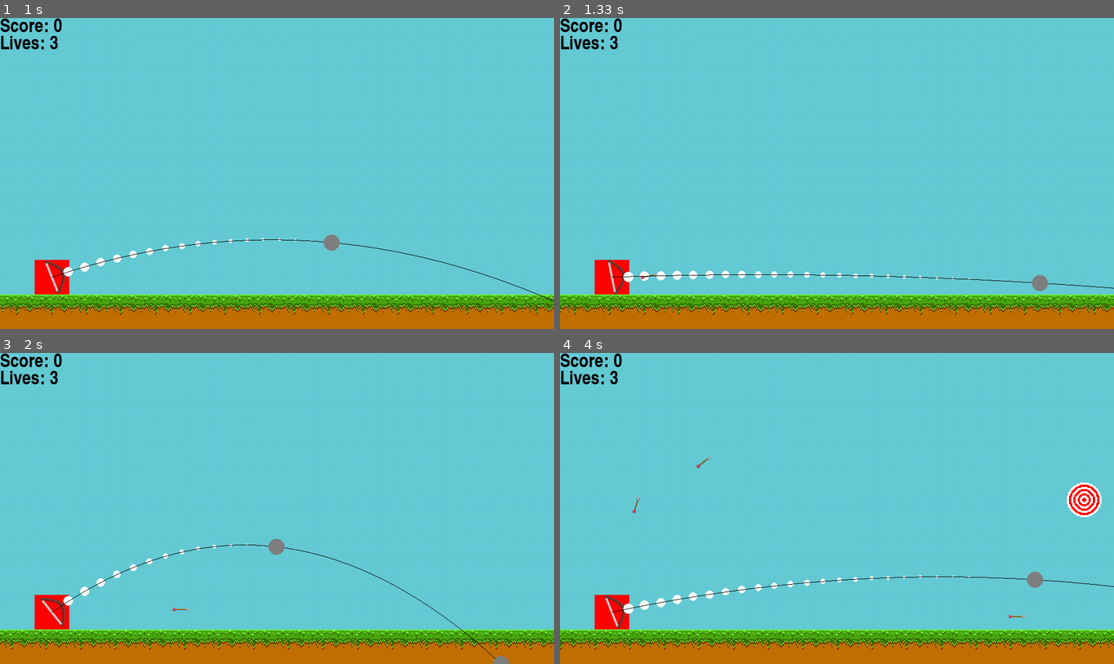
Above: before the commit, frames 1-4 (two rows, left to right).
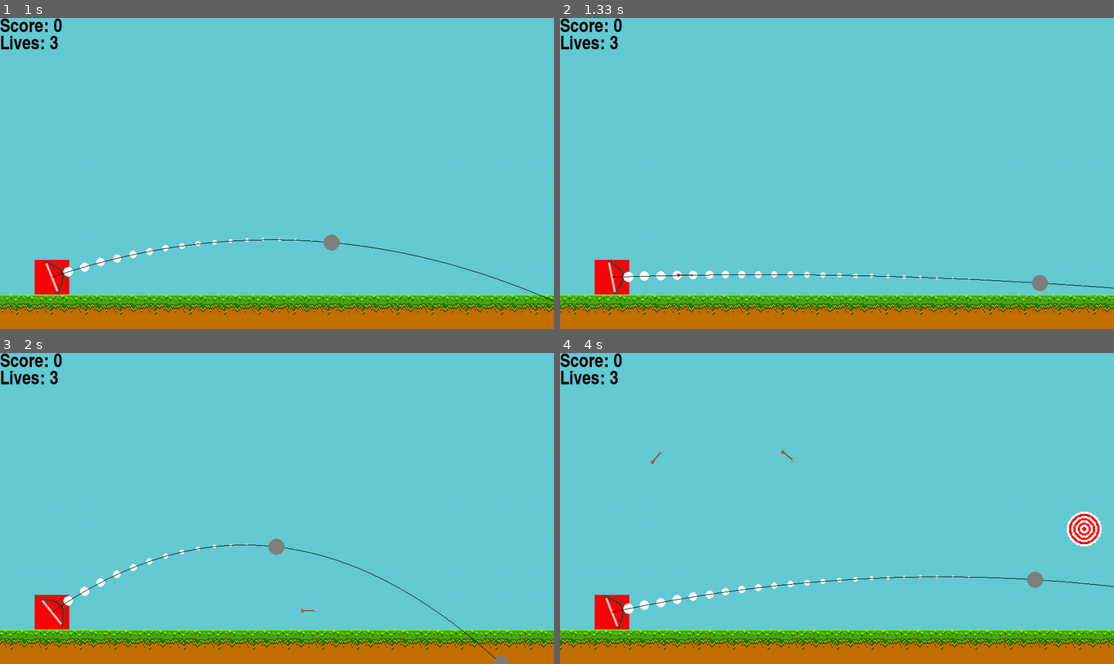
Above: after the commit, the same moments.

Repository: GabrieleFerrante/barraCatalanoFerranteRussoPy
Game: pygame game, started from pygame-prototype/main.py
Two runs of this game, one before a commit and one after it. Both use one fixed random seed, a clock stepped at 60 frames per second and the inputs below.
Inputs (mouse positions are in pixels of both pictures, inside the frame that each line leads up to):
- Up to frame 1 (1 s): tap Shift at 0.33 s; click (332, 241) at 0.72 s
- Up to frame 2 (1.33 s): click (1041, 282) at 1.05 s
- Up to frame 3 (2 s): click (144, 446) at 1.38 s; click (277, 545) at 1.72 s
- Up to frame 4 (4 s): click (759, 443) at 2.05 s; click (1030, 589) at 2.38 s; click (654, 539) at 2.72 s; click (676, 446) at 3.05 s; click (704, 561) at 3.38 s; click (1036, 580) at 3.72 s

Frame 1 is identical in both runs. In frame 2, less than 0.1% of the frame differs, in the area x 14-25%, y 82-85%; in frame 3, less than 0.1%; in frame 4, 1.2%, in the area x 13-98%, y 31-86%.

Commit message:
Aggiornamento gioco: implementate collisioni

Diff:
--- a/coniche/parabola.py
+++ b/coniche/parabola.py
@@ -74,36 +74,19 @@
             output.append((x, self.trovaY(x)))
         return output
 
-    def intersezione(self, retta):  # WIP; Le formule dovrebbero essere corrette, ma i risultati non lo sono
+    def intersezione_retta(self, retta):  # WIP; Le formule dovrebbero essere corrette, ma i risultati non lo sono
         if type(retta) != Retta:
             raise Exception("L'input non è una retta")
-        d = pow(self.__b - retta.m, 2) - ((4 * self.__a) * (self.__c - retta.q))
-        # return d
-
-        if d == 0:
-            x = (-self.__b + sqrt(d)) / (2 * self.__a)
-            y = self.trovaY(x)
-            return x, y
-        elif d > 0:
-            x1 = (-self.__b + sqrt(d)) / (2 * self.__a)
-            x2 = (-self.__b - sqrt(d)) / (2 * self.__a)
-            y1 = self.trovaY(x1)
-            y2 = self.trovaY(x2)
-            return (x1, y1), (x2, y2)
-        elif d < 0:
-            return None
+        matrix_a = np.array([[self.__a, self.__b], [retta.a, retta.b]])
+        matrix_b = np.array([self.__c, retta.c])
+        matrix_c = np.linalg.solve(matrix_a, matrix_b)
+        return matrix_c[0], matrix_c[1]
 
 
 if __name__ == '__main__':
 
-    parabola = Parabola(0, 2, 0, 1)
-    retta = Retta(0, -1, 1, -2)
-
-    parabola2 = Parabola(0, 1, 0, 0)
-    retta2 = Retta(0, 0, 1, -10)
+    parabola = Parabola(0, 1, 0, 0)
+    retta = Retta(1, -0.8, (0, 1))
 
     print(retta.m, retta.q)
     print(parabola.intersezione(retta))
-
-    print(retta2.m, retta2.q)
-    print(parabola2.intersezione(retta2))
--- a/pygame-prototype/main.py
+++ b/pygame-prototype/main.py
@@ -1,5 +1,6 @@
 import os
 import sys
+from matplotlib.pyplot import arrow
 import pygame
 from math import *
 from random import randint
@@ -15,6 +16,7 @@
 
 WIDTH, HEIGHT = 1024, 576
 screen = pygame.display.set_mode((WIDTH, HEIGHT))
+pygame.display.set_caption('Gioco Pygame')
 score = 0
 lives = 3
 debug = False
@@ -60,12 +62,15 @@
 # Target class
 
 
-class Target:
+class Target(pygame.sprite.Sprite):
     def __init__(self, x, y, acceleration=0.2):
+        super().__init__()
         self.x, self.y = x, y
         self.image = pygame.image.load(
             basefolder + 'target.png'
         )
+        self.rect = self.image.get_rect()
+        self.mask = pygame.mask.from_surface(self.image)
         self.speed = 0
         self.acceleration = acceleration
         self.score = 10
@@ -76,20 +81,27 @@
     def update(self, delta):
         self.speed -= self.acceleration * delta
         self.x += int(self.speed)
+        self.rect.center = self.x, self.y
         if self.speed < -1:
             self.speed = 0
 
+    def on_hit(self):
+        global score
+        score += self.score
+
 
 # Arrow class
 
 
-class Arrow:
+class Arrow(pygame.sprite.Sprite):
     def __init__(self, trajectory):
+        super().__init__()
         self.image = pygame.image.load(
             basefolder + 'arrow.png'
         )
         self.rect = self.image.get_rect()
         self.rect.x = -self.rect.width
+        self.mask = pygame.mask.from_surface(self.image)
         self.trajectory = trajectory
         self.counter = 0
         self.prev_counter = 0
@@ -124,17 +136,25 @@
 
             counter_increase = map_range(
                 pygame.Vector2(player.rect.center).distance_to(self.mouse), 0, pygame.Vector2(
-                    player.rect.center).distance_to(pygame.Vector2(WIDTH, 0)), 0.15, 5
+                    player.rect.center).distance_to(pygame.Vector2(WIDTH, 0)), 0.15, 10
             )
             if counter_increase < 0.15:
                 counter_increase = 0.15
             self.counter += counter_increase
 
+    def check_collisions(self):
+        global score
+        hits = pygame.sprite.spritecollide(self, targets, True, pygame.sprite.collide_mask)
+        for i in hits:
+            score += i.score
+        return hits
+
+
 
 player = Player(64, HEIGHT - 128)
 
 # Targets init
-targets = []
+targets = pygame.sprite.Group()
 targets_spawn_time = 3500
 previous_target_ticks = pygame.time.get_ticks()
 
@@ -154,13 +174,13 @@
 angle = 0
 
 # Arrow init
-arrows = []
+arrows = pygame.sprite.Group()
 fire_rate = 1000
 previous_fire_ticks = pygame.time.get_ticks()
 
 while lives > 0:
 
-    dt = clock.tick()
+    dt = clock.tick(60)
 
     current_ticks = pygame.time.get_ticks()
     mouse_pos = pygame.Vector2(pygame.mouse.get_pos())
@@ -176,15 +196,16 @@
 
     # Handling the targets
     if current_ticks - previous_target_ticks >= targets_spawn_time:
-        targets.append(Target(WIDTH, randint(0, HEIGHT - 110)))
+        # targets.append(Target(WIDTH, randint(0, HEIGHT - 110)))
+        targets.add(Target(WIDTH, randint(0, HEIGHT - 110)))
         previous_target_ticks = current_ticks
 
-    for i, e in list(enumerate(targets))[::-1]:
-        e.update(dt)
-        e.draw()
-        if e.x <= -e.image.get_rect().width:
-            del targets[i]
-            # lives -= 1
+    for i in list(targets)[::-1]:
+        i.update(dt)
+        i.draw()
+        if i.x <= -i.image.get_rect().width:
+            targets.remove(i)
+            lives -= 1
 
     # Animate the ground
     if frame_counter % 12 == 0:
@@ -239,7 +260,7 @@
                 debug = not debug
         elif event.type == pygame.MOUSEBUTTONDOWN:
             if current_ticks - previous_fire_ticks >= fire_rate:
-                arrows.append(Arrow(trajectory))
+                arrows.add(Arrow(trajectory))
                 previous_fire_ticks = current_ticks
 
     for i in range(len(trajectory)):
@@ -250,16 +271,14 @@
             pygame.draw.ellipse(screen, (255, 255, 255), rect)
 
     # Handling the arrows
-    for i, e in list(enumerate(arrows))[::-1]:
-        e.update()
-        e.draw()
-        hit = e.rect.collidelist([i.image.get_rect() for i in targets])
-        print(hit)
-        if hit != -1:
-            score += targets[hit].score
-            del targets[hit]
-        if e.rect.bottom >= HEIGHT - ground_frames[ground_frame_counter].get_rect().height or e.counter >= len(e.trajectory):
-            del arrows[i]
+    for i in list(arrows)[::-1]:
+        i.update()
+        i.draw()
+        hits = i.check_collisions()
+        if hits:
+            arrows.remove(i)
+        if i.rect.bottom >= HEIGHT - ground_frames[ground_frame_counter].get_rect().height or i.counter >= len(i.trajectory):
+            arrows.remove(i)
 
     # Debug view
     if debug:
